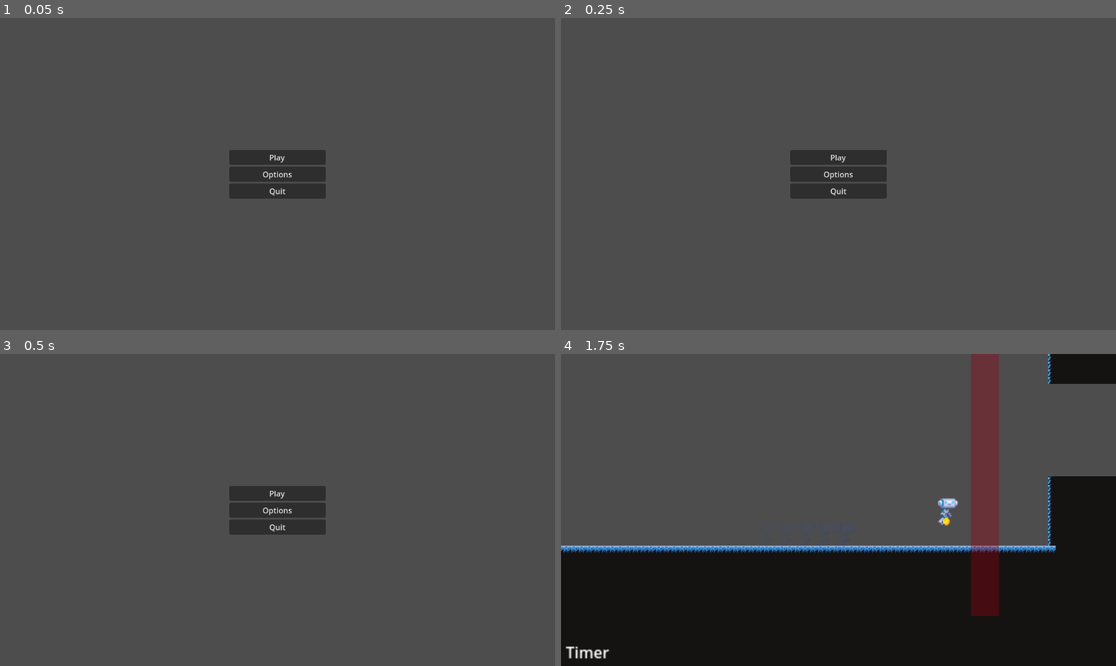
Above: before the commit, frames 1-4 (two rows, left to right).
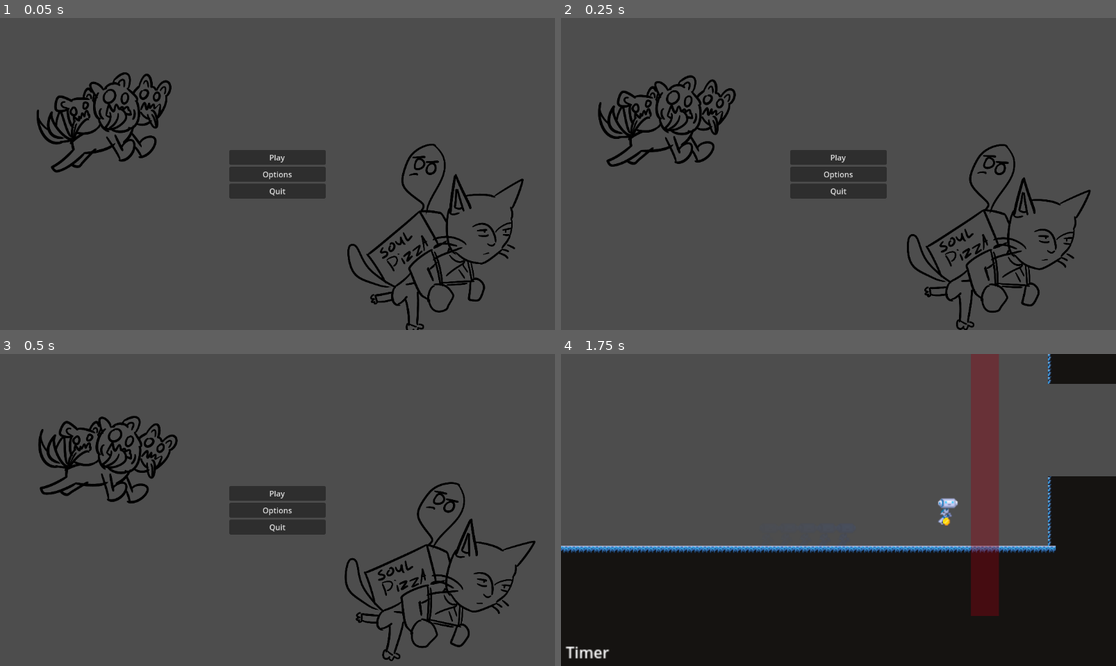
Above: after the commit, the same moments.

Repository: Slabity/LudumDare53
Game: Godot game, scene res://src/scenes/main_scene.tscn
Two runs of this game, one before a commit and one after it. Both use one fixed random seed, a clock stepped at 60 frames per second and the inputs below.
Inputs (mouse positions are in pixels of both pictures, inside the frame that each line leads up to):
- Up to frame 1 (0.05 s): no input
- Up to frame 2 (0.25 s): no input
- Up to frame 3 (0.5 s): no input
- Up to frame 4 (1.75 s): click "Play" at 0.5 s; move the mouse to (960, 494) at 1.27 s; hold Right (ui_right) from 1.28 s (still down); tap K (dash) at 1.35 s; click (960, 494) at 1.42 s; tap J (jump) at 1.52 s

The runs differ from the first frame. In frame 1, 4.5% of the frame differs, in the area x 6-95%, y 17-100%; in frame 2, 4.5%, in the area x 6-96%, y 18-100%; in frame 3, 4.5%; in frame 4, nothing differs.

Commit message:
Added 2 images, and script to rotate them on main menu

Diff:
--- /dev/null
+++ b/src/scenes/MenuBounce.gd
@@ -0,0 +1,17 @@
+extends Sprite2D
+var rotateValue
+
+# Called when the node enters the scene tree for the first time.
+func _ready():
+	rotateValue = .01
+	pass # Replace with function body.
+
+
+# Called every frame. 'delta' is the elapsed time since the previous frame.
+func _process(delta):
+	rotate(rotateValue)
+	if(rotation > -.3):
+		rotateValue = rotateValue*-1
+	if(rotation < .3):
+		rotateValue = rotateValue*-1
+	pass
--- a/src/scenes/main_scene.tscn
+++ b/src/scenes/main_scene.tscn
@@ -1,7 +1,10 @@
-[gd_scene load_steps=3 format=3 uid="uid://cq7868th46tvw"]
+[gd_scene load_steps=6 format=3 uid="uid://cq7868th46tvw"]
 
 [ext_resource type="Script" path="res://src/scenes/main_scene.gd" id="1_2l7t8"]
 [ext_resource type="PackedScene" uid="uid://b5qfihi01x3kj" path="res://src/scenes/menus/main_menu.tscn" id="1_s2i35"]
+[ext_resource type="Texture2D" uid="uid://dqb2hh3n06xv7" path="res://assets/GeneralArt/WorkerWIP.png" id="3_yfchj"]
+[ext_resource type="Texture2D" uid="uid://bsjlo6b1j6xyx" path="res://assets/GeneralArt/Chaser.png" id="4_6l1ht"]
+[ext_resource type="Script" path="res://src/scenes/MenuBounce.gd" id="4_nr25p"]
 
 [node name="MainScene" type="Control"]
 layout_mode = 3
@@ -28,5 +31,17 @@
 grow_horizontal = 2
 grow_vertical = 2
 
+[node name="MenuBounceCat" type="Sprite2D" parent="."]
+position = Vector2(898, 454)
+scale = Vector2(0.270827, 0.270827)
+texture = ExtResource("3_yfchj")
+script = ExtResource("4_nr25p")
+
+[node name="MenuBounceChaser" type="Sprite2D" parent="."]
+position = Vector2(211, 209)
+scale = Vector2(0.357635, 0.357635)
+texture = ExtResource("4_6l1ht")
+script = ExtResource("4_nr25p")
+
 [connection signal="exit_menu" from="MainMenu" to="." method="_on_main_menu_exit_menu"]
 [connection signal="play_game" from="MainMenu" to="." method="_on_main_menu_play_game"]
Binary file added: assets/GeneralArt/Chaser.png
Not shown, added: assets/GeneralArt/Chaser.png.import
Binary file added: assets/GeneralArt/WorkerWIP.png
Not shown, added: assets/GeneralArt/WorkerWIP.png.import
